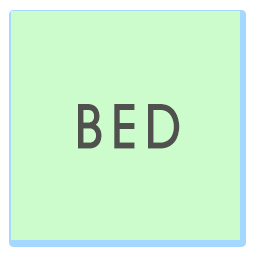
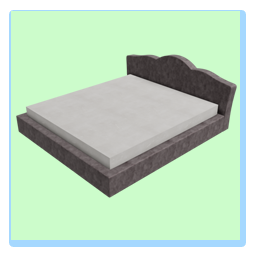
Before/after of a 256px x 256px layered artwork. What changed in the layer stack:
hid "BED" over bbox(78, 104, 180, 149)
added layer "Layer 4" above "Rectangle 1" over bbox(16, 54, 237, 198)
